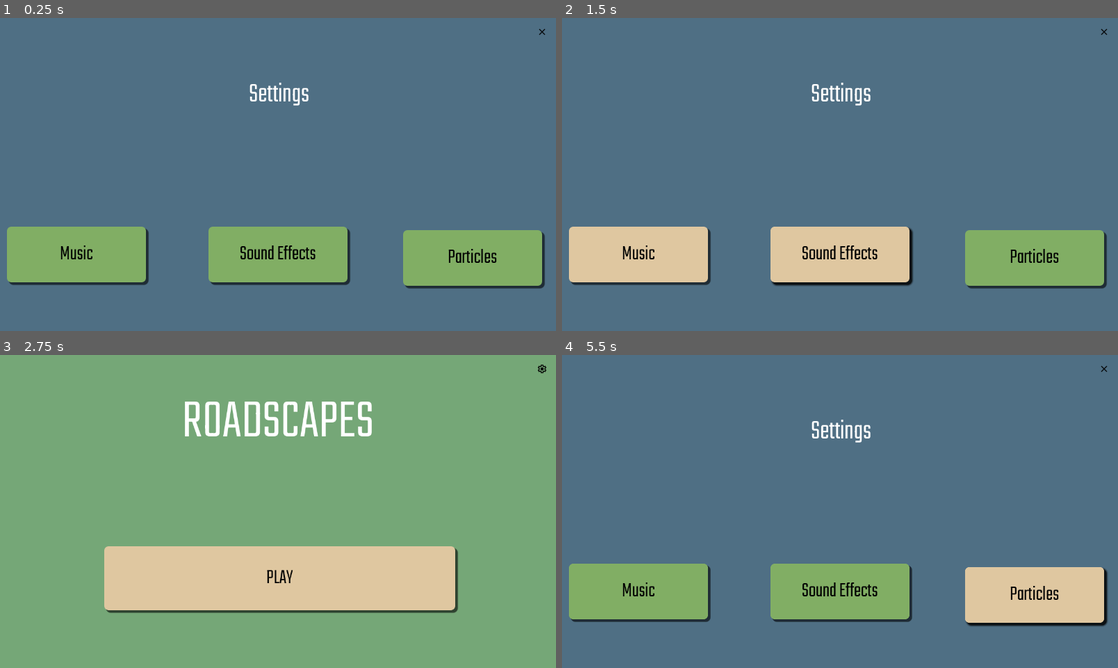
Above: before the commit, frames 1-4 (two rows, left to right).
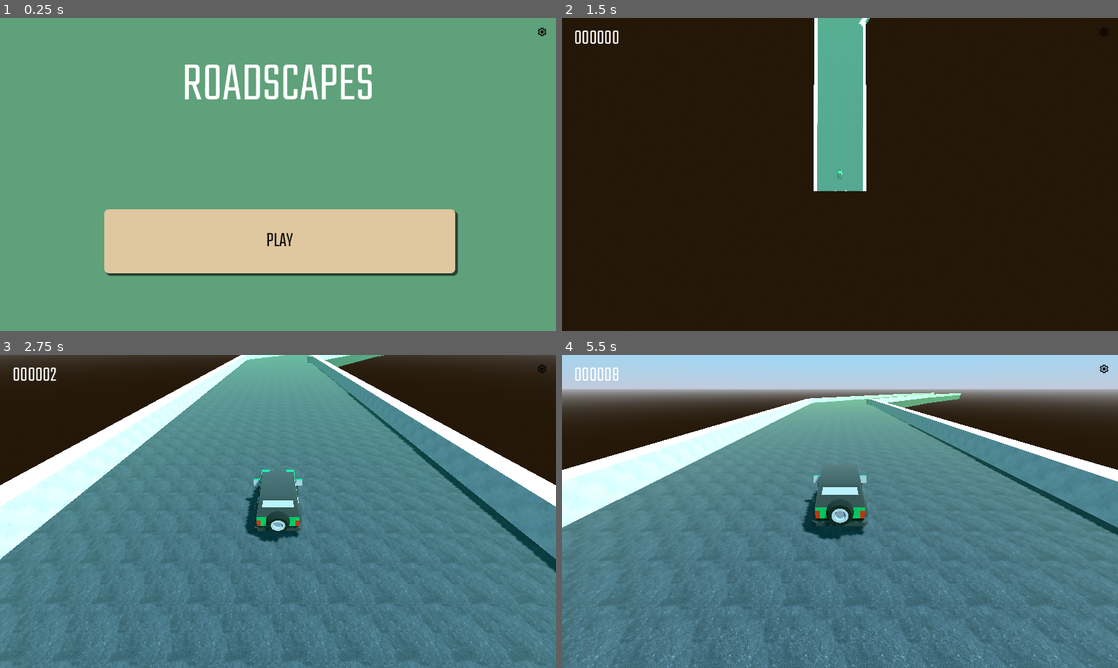
Above: after the commit, the same moments.

Repository: vachanbhogi/drive
Game: Godot game, scene res://Title/title.tscn
Same seed, same stepped clock (60 frames per second), same inputs: the game is played once before the commit and once after it.
Inputs (mouse positions are in pixels of both pictures, inside the frame that each line leads up to):
- Up to frame 1 (0.25 s): no input
- Up to frame 2 (1.5 s): click (639, 255) at 0.5 s, where only the run before the commit has a clickable "Music"; click (840, 255) at 1.25 s, where only the run before the commit has a clickable "Sound Effects"
- Up to frame 3 (2.75 s): click (544, 367) at 2 s
- Up to frame 4 (5.5 s): click (840, 577) at 2.75 s, where only the run before the commit has a clickable "PLAY"; click (639, 592) at 3.5 s, where only the run before the commit has a clickable "Music"; click (840, 592) at 4.25 s, where only the run before the commit has a clickable "Sound Effects"; click (1034, 596) at 5 s, where only the run before the commit has a clickable "Particles"

The runs differ from the first frame. In frame 1, 100% of the frame differs, in the area x 0-100%, y 0-100%; in frame 2, 100%; in frame 3, 100%; in frame 4, 57%.

Commit message:
scoreboard

Diff:
--- a/Settings/settings.gd
+++ b/Settings/settings.gd
@@ -1,42 +1,55 @@
 extends CanvasLayer
 
-@onready var open_button := $Open_button
+@onready var openButton := $Open_button
 @onready var ui := $UI
+@onready var musicSettings := $UI/ColorRect/Settings/Music
+@onready var soundEffectsSettings := $UI/ColorRect/Settings/SoundEffects
+@onready var particlesSettings := $UI/ColorRect/Settings/Particles
 
-var opened := false
+var isOpened := false
 
 func _ready() -> void:
-	toggle_settings()
+	toggleSettings()
+	hideUI()
 
 func _on_open_pressed() -> void:
-	toggle_settings()
+	toggleSettings()
 
 func _input(event):
 	if event.is_action_pressed("ui_cancel"):
-		toggle_settings()
+		toggleSettings()
 
-func toggle_settings() -> void:
-	opened = !opened
-	if opened:
-		ui.visible = true
-		get_tree().paused = true
-		open_button.icon = load("res://assets/ui/icons/close.svg")
-		$UI/ColorRect/Settings/Music.modulate = "93df9f" if Global.music else "ffffff"
-		$UI/ColorRect/Settings/SoundEffects.modulate ="93df9f" if Global.sound_effects else "ffffff"
-		$UI/ColorRect/Settings/Particles.modulate = "93df9f" if Global.particles else "ffffff"
+func toggleSettings() -> void:
+	isOpened = !isOpened
+	if isOpened:
+		showUI()
 	else:
-		ui.visible = false
-		get_tree().paused = false
-		open_button.icon = load("res://assets/ui/icons/gear.svg")
+		hideUI()
+
+func showUI() -> void:
+	ui.show()
+	get_tree().paused = true
+	openButton.icon = load("res://assets/ui/icons/close.svg")
+	updateSettingsColors()
+
+func hideUI() -> void:
+	ui.hide()
+	get_tree().paused = false
+	openButton.icon = load("res://assets/ui/icons/gear.svg")
+
+func updateSettingsColors() -> void:
+	musicSettings.modulate = "93df9f" if Global.music else "ffffff"
+	soundEffectsSettings.modulate ="93df9f" if Global.sound_effects else "ffffff"
+	particlesSettings.modulate = "93df9f" if Global.particles else "ffffff"
 
 func _on_music_toggled() -> void:
 	Global.toggle_music()
-	$UI/ColorRect/Settings/Music.modulate = "93df9f" if Global.music else "ffffff"
+	updateSettingsColors()
 
 func _on_sound_effects_toggled() -> void:
 	Global.togglet_sound_effects()
-	$UI/ColorRect/Settings/SoundEffects.modulate ="93df9f" if Global.sound_effects else "ffffff"
+	updateSettingsColors()
 
 func _on_particles_toggled() -> void:
 	Global.toggle_particles()
-	$UI/ColorRect/Settings/Particles.modulate = "93df9f" if Global.particles else "ffffff"
+	updateSettingsColors()
--- a/World/world.gd
+++ b/World/world.gd
@@ -2,6 +2,7 @@
 
 @onready var audio = $AudioStreamPlayer
 @onready var world = $Affects/WorldEnvironment
+@onready var scoreboard = $Settings/Score
 
 var colors = [
 	Color.html('539e7b'),
@@ -16,6 +17,8 @@
 
 var transition_duration = 30.0
 var transition_timer = 0.0
+
+var score = 0
 
 func _ready():
 	Global.connect("music_changed", update_audio)
@@ -43,3 +46,8 @@
 		current_color_index = (current_color_index + 1) % colors.size()
 		current_fog_color = target_color
 		target_color = colors[current_color_index]
+
+	# Update the scoreboard
+	score += delta * 2
+	var seconds_str = str(int(score)).pad_zeros(6)
+	scoreboard.text = seconds_str
--- a/World/world.tscn
+++ b/World/world.tscn
@@ -6,18 +6,19 @@
 [ext_resource type="Script" path="res://player/Camera.gd" id="2_kikur"]
 [ext_resource type="AudioStream" uid="uid://nwb0b4afq305" path="res://assets/sound/background.wav" id="4_se3x2"]
 [ext_resource type="PackedScene" uid="uid://bjrte1s50whde" path="res://Settings/settings.tscn" id="6_vkmfy"]
+[ext_resource type="Theme" uid="uid://c18q4bdymtvff" path="res://assets/ui/theme.tres" id="7_xfi45"]
 
 [sub_resource type="ProceduralSkyMaterial" id="ProceduralSkyMaterial_8n5j7"]
 sky_top_color = Color(0.4, 0.694118, 0.815686, 1)
 sky_horizon_color = Color(0.6, 0.623529, 0.658824, 1)
 sky_energy_multiplier = 1.2
 
-[sub_resource type="Sky" id="Sky_p522b"]
+[sub_resource type="Sky" id="Sky_i4o4m"]
 sky_material = SubResource("ProceduralSkyMaterial_8n5j7")
 
 [sub_resource type="Environment" id="Environment_oobwl"]
 background_mode = 2
-sky = SubResource("Sky_p522b")
+sky = SubResource("Sky_i4o4m")
 fog_enabled = true
 fog_light_color = Color(0.32549, 0.619608, 0.482353, 1)
 fog_aerial_perspective = 0.078
@@ -55,3 +56,11 @@
 volume_db = -25.0
 
 [node name="Settings" parent="." instance=ExtResource("6_vkmfy")]
+
+[node name="Score" type="Label" parent="Settings"]
+offset_right = 160.0
+offset_bottom = 96.0
+theme = ExtResource("7_xfi45")
+text = "000000"
+horizontal_alignment = 1
+vertical_alignment = 1
Not shown: 1 places in World/world.tscn that only renumber resources
Not shown, changed: assets/icon.svg.import
